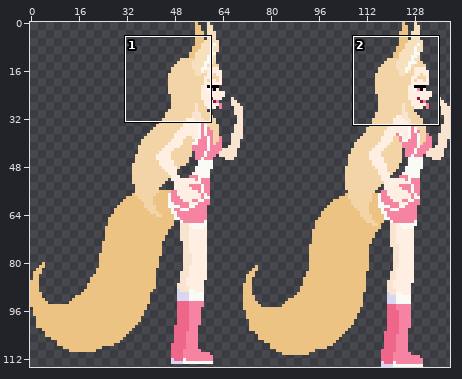
Sprite sheet -- assets/sprites/Fallacia.png. Above, an overview of the earlier version with the close-up marked.
Close-up. Before:
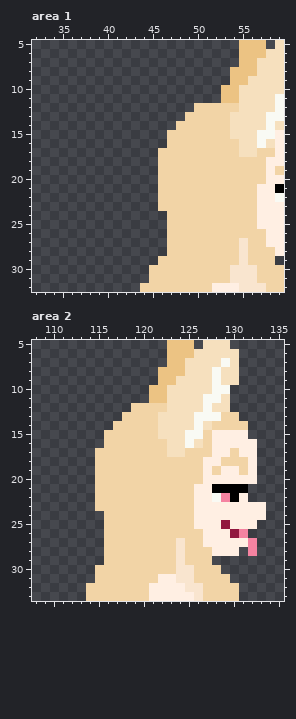
The file is 140x115 pixels. Shown: area 1: x 32..59, y 5..32; area 2: x 108..135, y 5..33.
After:
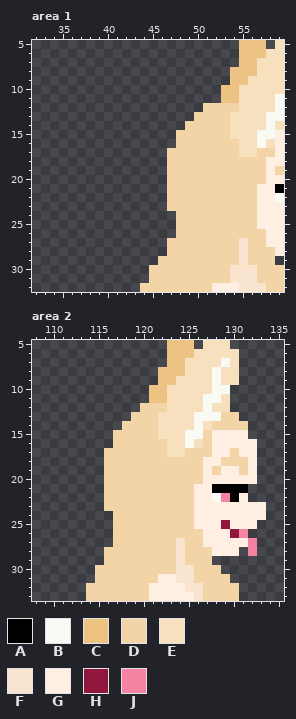
Palette (. is transparent): A #000000  B #f9faf4  C #ecc383  D #f2d4a6  E #f6e0be  F #f9e5cf  G #ffefe3  H #92173e  J #f583a1
The commit says: only render sprites on camera
What changed:
Area 1:
y 12: x 50 D -> .
y 13: x 49 D -> .
y 14: x 48 D -> .
y 15..16: x 47 D -> .
y 17..23: x 46 D -> .
y 24..26: x 47 D -> .
Area 2:
y 12: x 119 D -> .
y 13: x 118 D -> .
y 14: x 117 D -> .
y 15..16: x 116 D -> .
y 17..23: x 115 D -> .
y 24..27: x 116 D -> .
Changed places in both close-ups, as pixel boxes (x1, y1, x2, y2):
erased: (158, 103, 203, 238)
erased: (95, 403, 140, 547)
